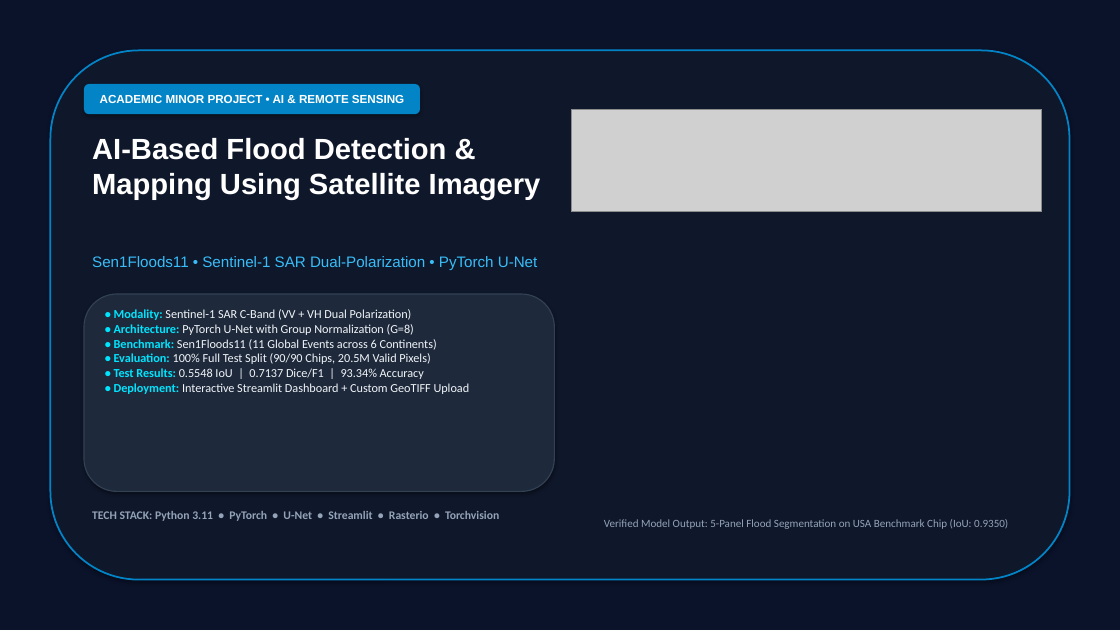
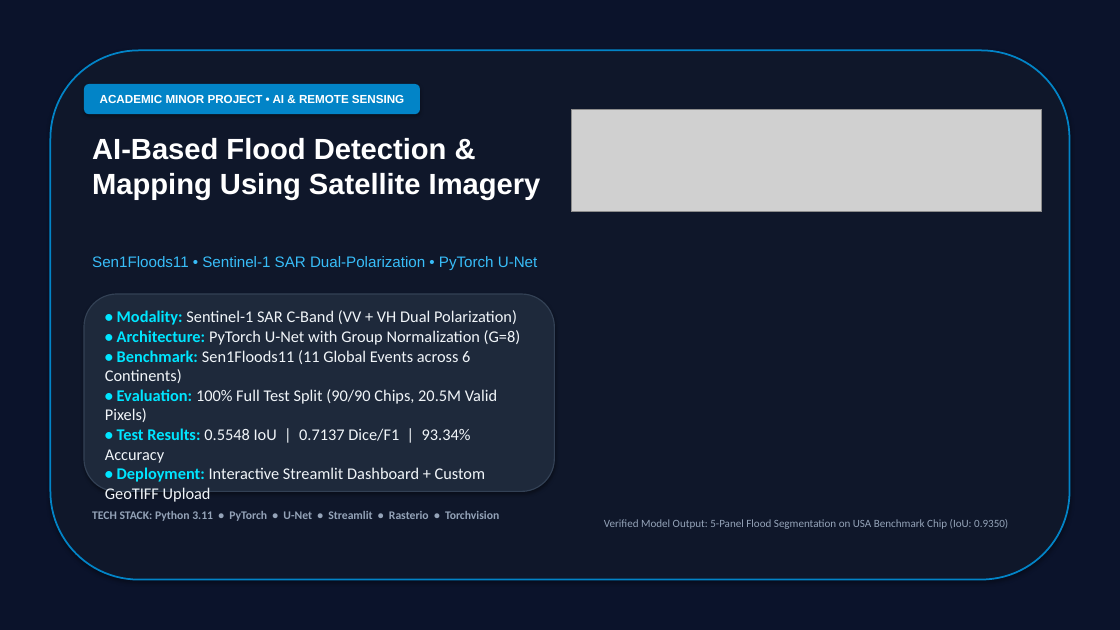
Before and after one commit to SupremeNexas/Ai-flood, a slide deck: slide 2 of AI_Flood_Detection_Minor_Project_Final.pptx (slide 1 before the commit). Drawn at 1120x630 pixels with LibreOffice and Linux fonts; fonts in the diff are those of the drawing; grey boxes stand for pictures. Boxes give left, top, right and bottom in pixels: in the first picture for what was removed or moved away, otherwise in the second. Text is boxed around its words. In the diff, an @@ line names an element or a change of style, - is before the commit and + after.

```diff
--- a/AI_Flood_Detection_Minor_Project_Final.pptx
+++ b/AI_Flood_Detection_Minor_Project_Final.pptx
@@ text "• Modality: Sentinel-1 SAR C-Band ..." at (105, 310, 521, 502): size 10.5 to 14 pt @@
```
Also in this commit, not shown: 4 other slides changed, 1 slide added, 20 other files.
